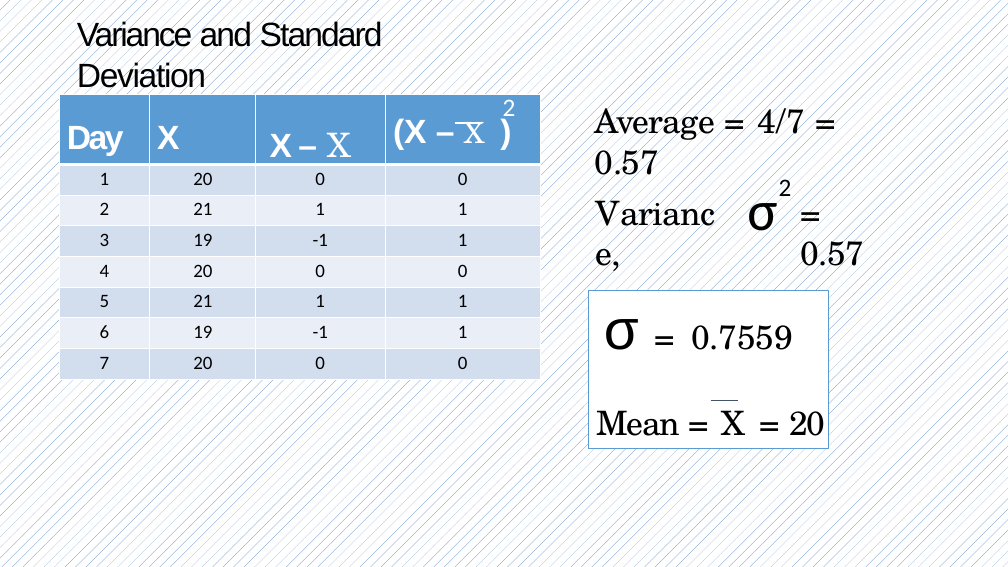
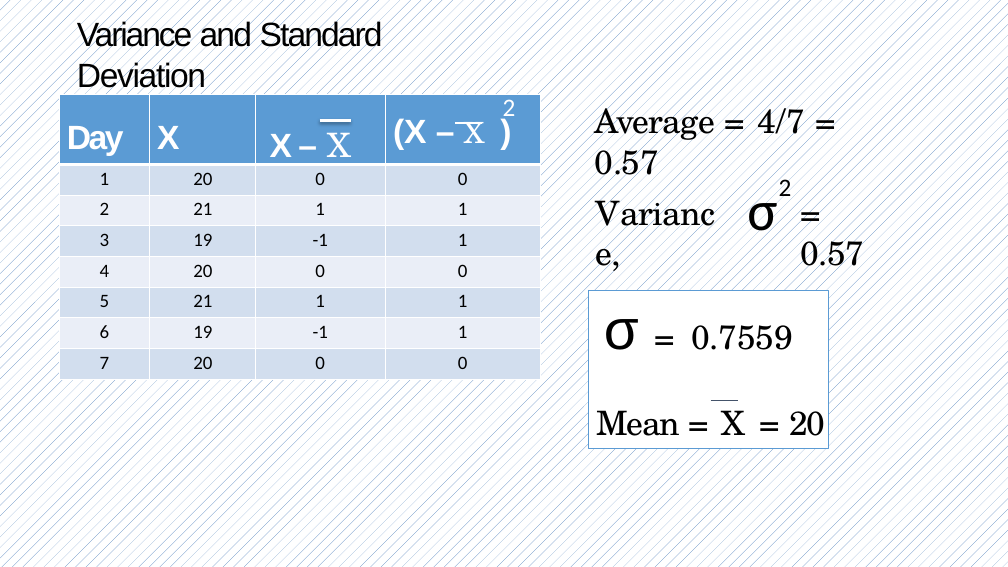
Before and after one commit to Jekso/Singularity-Data-Science, a slide deck: slide 19 of 04-Math for DS/Descriptive Statistics.pptx. Drawn at 1008x567 pixels with LibreOffice and Linux fonts; fonts in the diff are those of the drawing. Boxes give left, top, right and bottom in pixels: in the first picture for what was removed or moved away, otherwise in the second. Text is boxed around its words. In the diff, an @@ line names an element or a change of style, - is before the commit and + after.

```diff
--- a/04-Math for DS/Descriptive Statistics.pptx
+++ b/04-Math for DS/Descriptive Statistics.pptx
@@ line added from (320, 120) to (351, 120), #FFFFFF 3 pt @@
```
Also in this commit, not shown: 12 other files.
